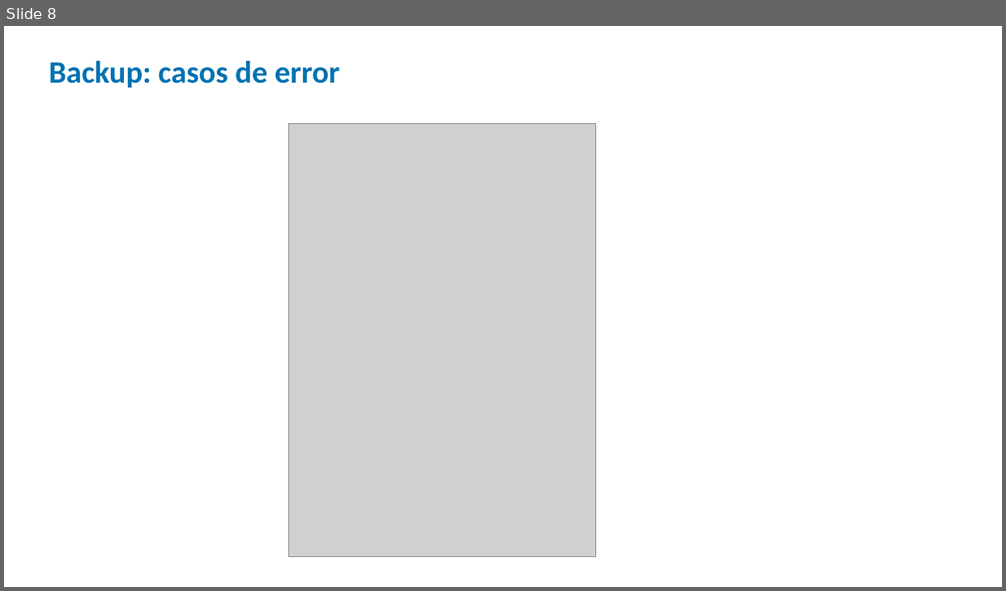
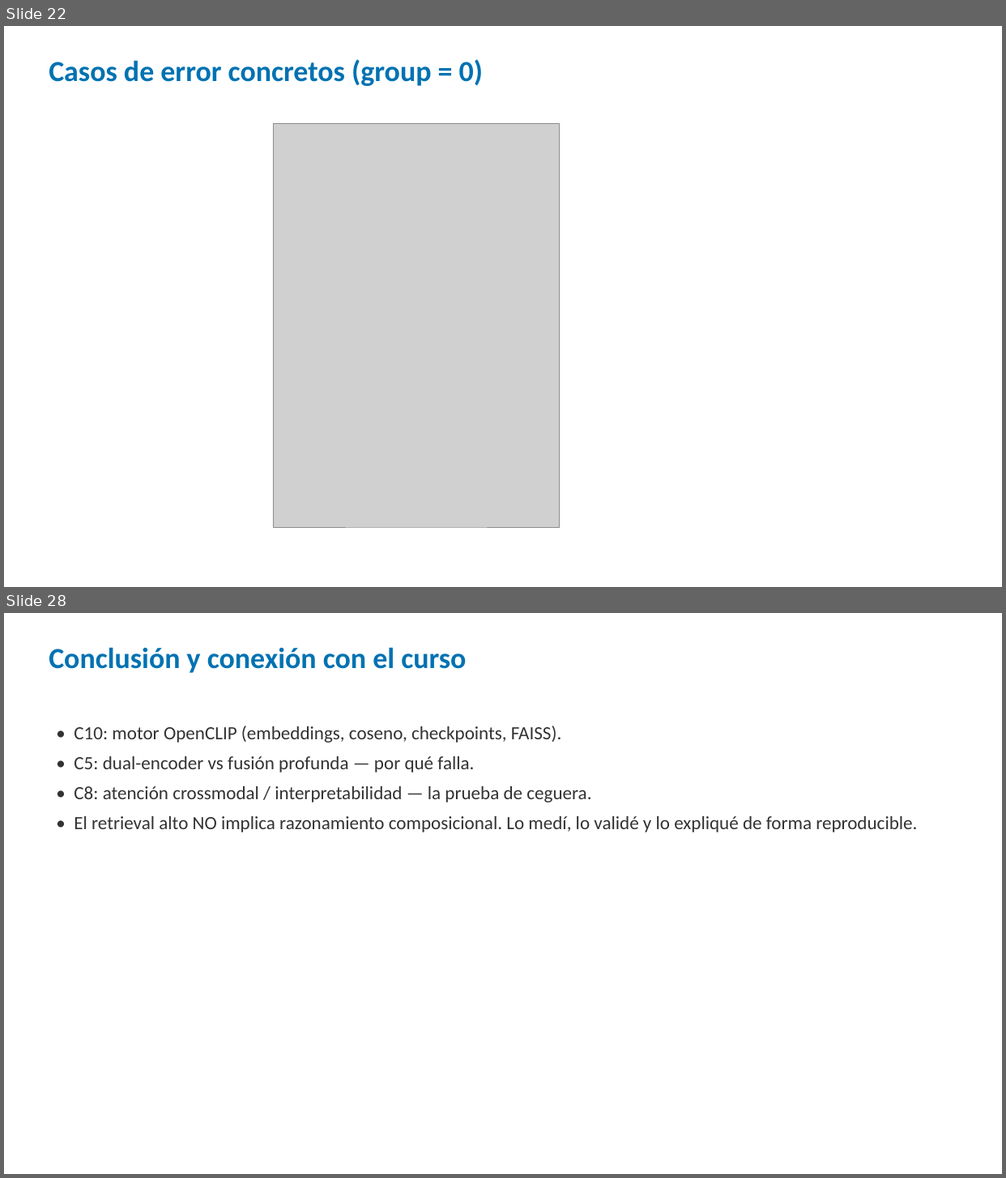
Before and after one commit to nielspac177/Winoground-Evaluating-CLIP-MCC225, a slide deck: slides/pptx/defensa_winoground.pptx. Shown one above the other, each under a label of ours: slide 8 before the commit, slides 22 and 28 after it; the slides between them are not shown. The pictures are 1006x591 and 1006x1178 pixels, drawn with LibreOffice and Linux fonts; fonts in the diff are those of the drawing; grey boxes stand for pictures. Boxes give left, top, right and bottom in pixels: in the first picture for what was removed or moved away, otherwise in the second. Text is boxed around its words. In the diff, an @@ line names an element or a change of style, - is before the commit and + after.

Commit message:
Amplía la presentación a 25 diapositivas (15 min) y añade guion con tiempos
- Beamer y PPTX reestructurados en 5 bloques: problema, método (C10), resultados, verificación, cierre.
- Explica par mínimo, las 3 métricas, azar 1/6, validación contra clip.jsonl, ceguera, checkpoints.
- docs/GUION_PRESENTACION.md: qué decir por slide, tiempos, demo en vivo y repreguntas.

```diff
--- a/slides/pptx/defensa_winoground.pptx
+++ b/slides/pptx/defensa_winoground.pptx
@@ slide 28 added at bbox=[4, 613, 1002, 1174], background #FFFFFF @@
@@ text added at bbox=[49, 647, 466, 673], 28 pt, text #0072B2, bold @@
+Conclusión y conexión con el curso
@@ text added at bbox=[74, 726, 917, 833], 18 pt, text #333333 @@
+• C10: motor OpenCLIP (embeddings, coseno, checkpoints, FAISS).
+• C5: dual-encoder vs fusión profunda — por qué falla.
+• C8: atención crossmodal / interpretabilidad — la prueba de ceguera.
+• El retrieval alto NO implica razonamiento composicional. Lo medí, lo validé y lo expliqué de forma reproducible.
@@ what was slide 8 is now slide 22 @@
@@ slide 22 changed as well @@
@@ text at bbox=[49, 59, 483, 86]: text changed; size 30 to 28 pt @@
-Backup: casos de error
+Casos de error concretos (group = 0)
@@ picture: place and size @@
-picture at bbox=[288, 123, 595, 557]
+picture at bbox=[274, 123, 560, 527]
```
Also in this commit, not shown: 1 other slide changed, 26 other slides added, 6 slides removed, 4 other files.
